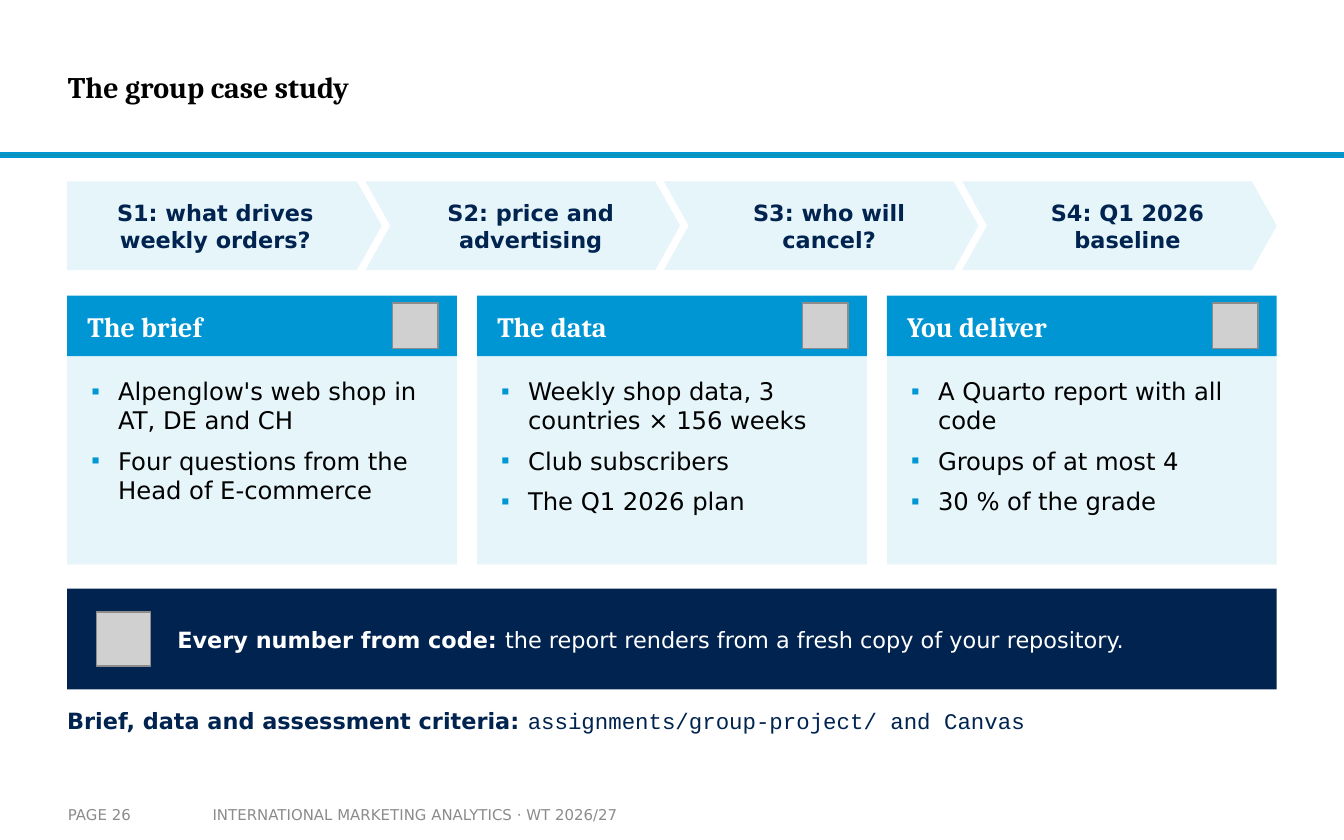
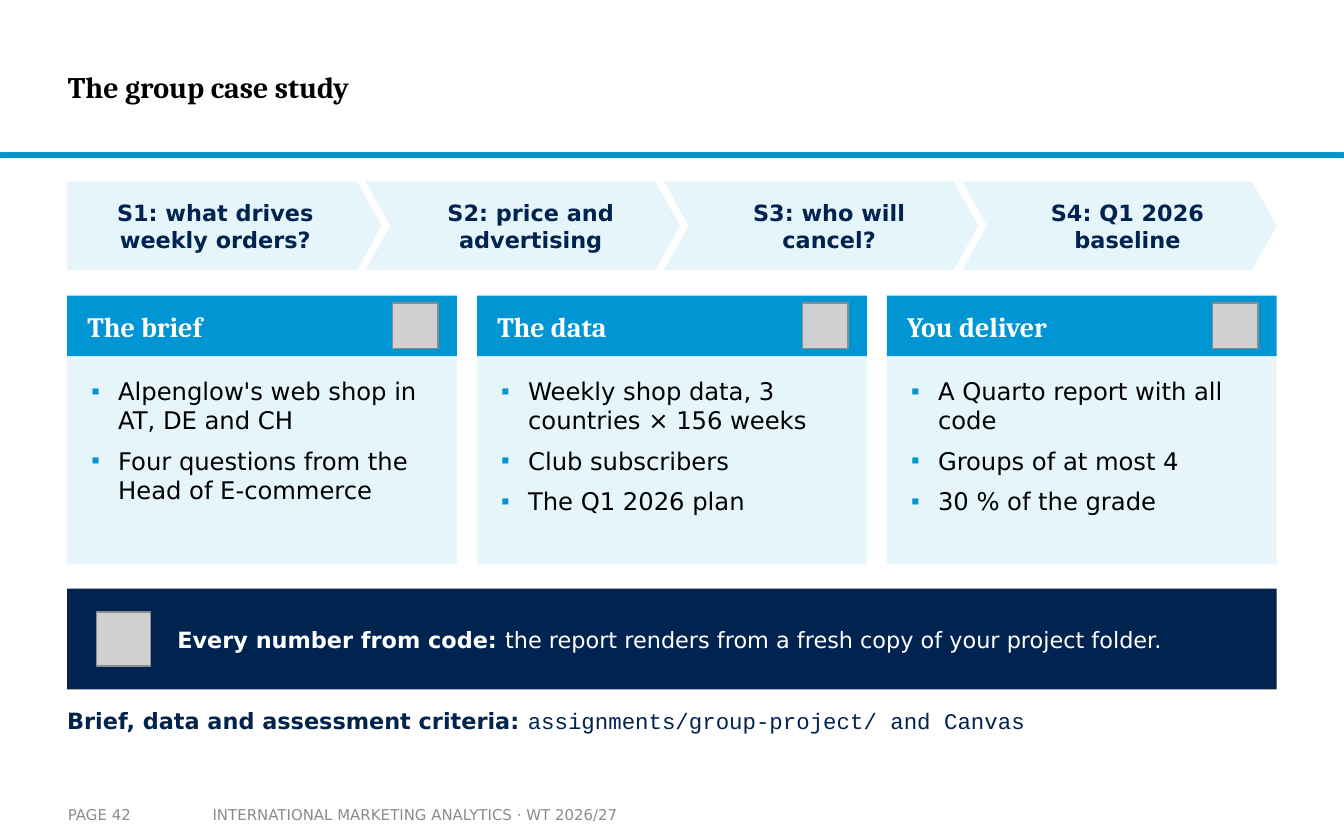
Before and after one commit to arnefloh-wu/International-Marketing-Analytics, a slide deck: slide 42 of slides/02a_intro-to-mmm_WT26-27.pptx (slide 26 before the commit). Drawn at 1344x840 pixels with LibreOffice and Linux fonts; fonts in the diff are those of the drawing; grey boxes stand for pictures; background and template pictures are left out. Boxes give left, top, right and bottom in pixels: in the first picture for what was removed or moved away, otherwise in the second. Text is boxed around its words. In the diff, an @@ line names an element or a change of style, - is before the commit and + after.

```diff
--- a/slides/02a_intro-to-mmm_WT26-27.pptx
+++ b/slides/02a_intro-to-mmm_WT26-27.pptx
@@ text at bbox=[177, 631, 1161, 653]: text changed @@
-Every number from code: the report renders from a fresh copy of your repository.
+Every number from code: the report renders from a fresh copy of your project folder.
@@ page number at bbox=[68, 809, 131, 820]: text changed @@
-PAGE 26
+PAGE 42
```
Also in this commit, not shown: 5 other slides changed, 16 slides added, 25 other files.
